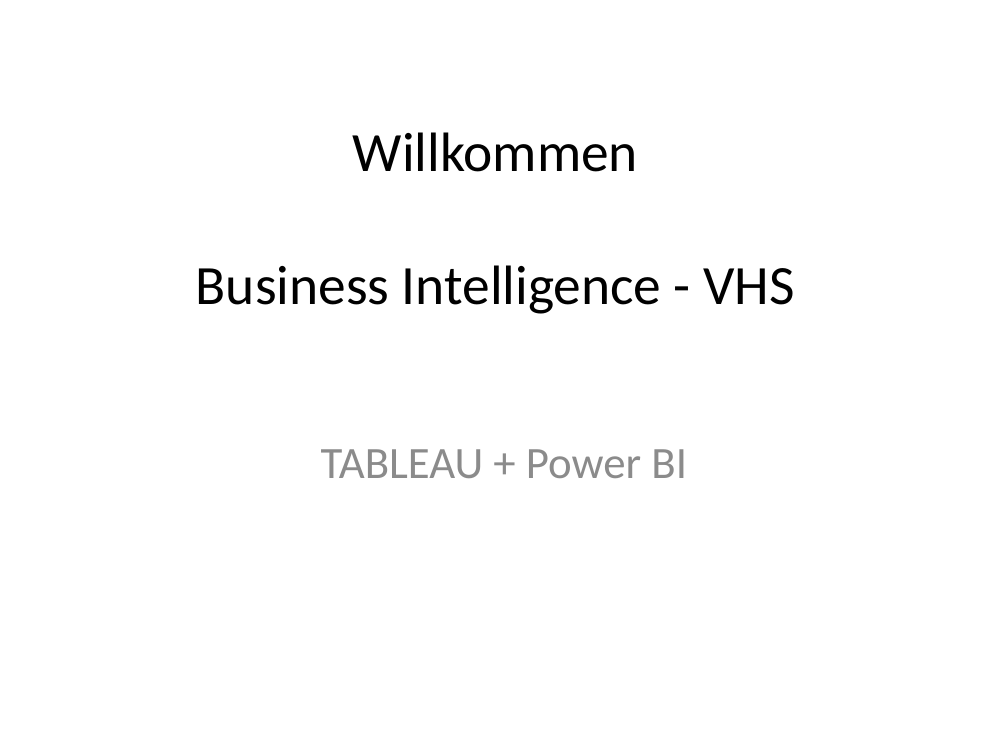
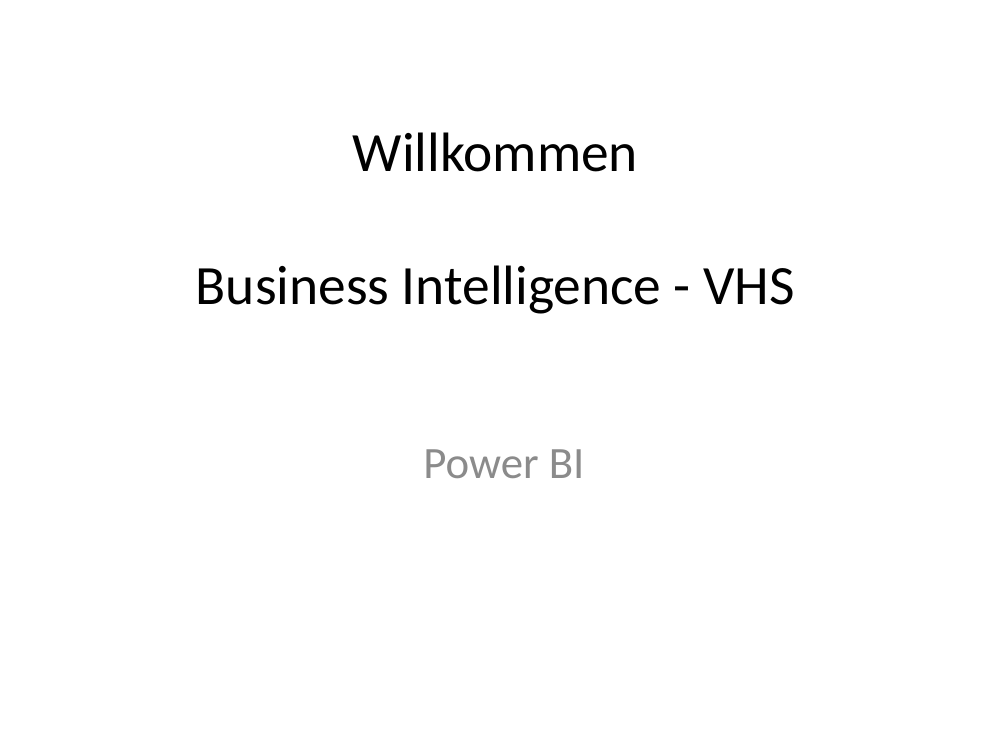
Before and after one commit to rao003/StartProgramming, a slide deck: slide 1 of BusinessIntelligence/Business Intelligence - VHS.pptx. Drawn at 1008x756 pixels with LibreOffice and Linux fonts; fonts in the diff are those of the drawing. Boxes give left, top, right and bottom in pixels: in the first picture for what was removed or moved away, otherwise in the second. Text is boxed around its words. In the diff, an @@ line names an element or a change of style, - is before the commit and + after.

```diff
--- a/BusinessIntelligence/Business Intelligence - VHS.pptx
+++ b/BusinessIntelligence/Business Intelligence - VHS.pptx
@@ subtitle at [423, 449, 585, 478]: text changed @@
-TABLEAU + Power BI
+Power BI
```
Also in this commit, not shown: 1 other slide changed, 3 slides added, 3 other files.
